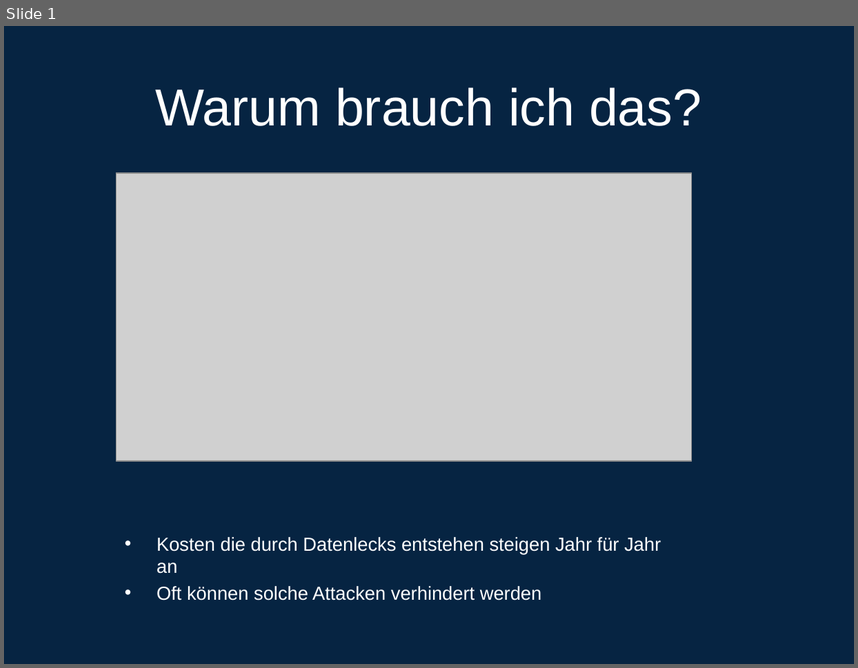
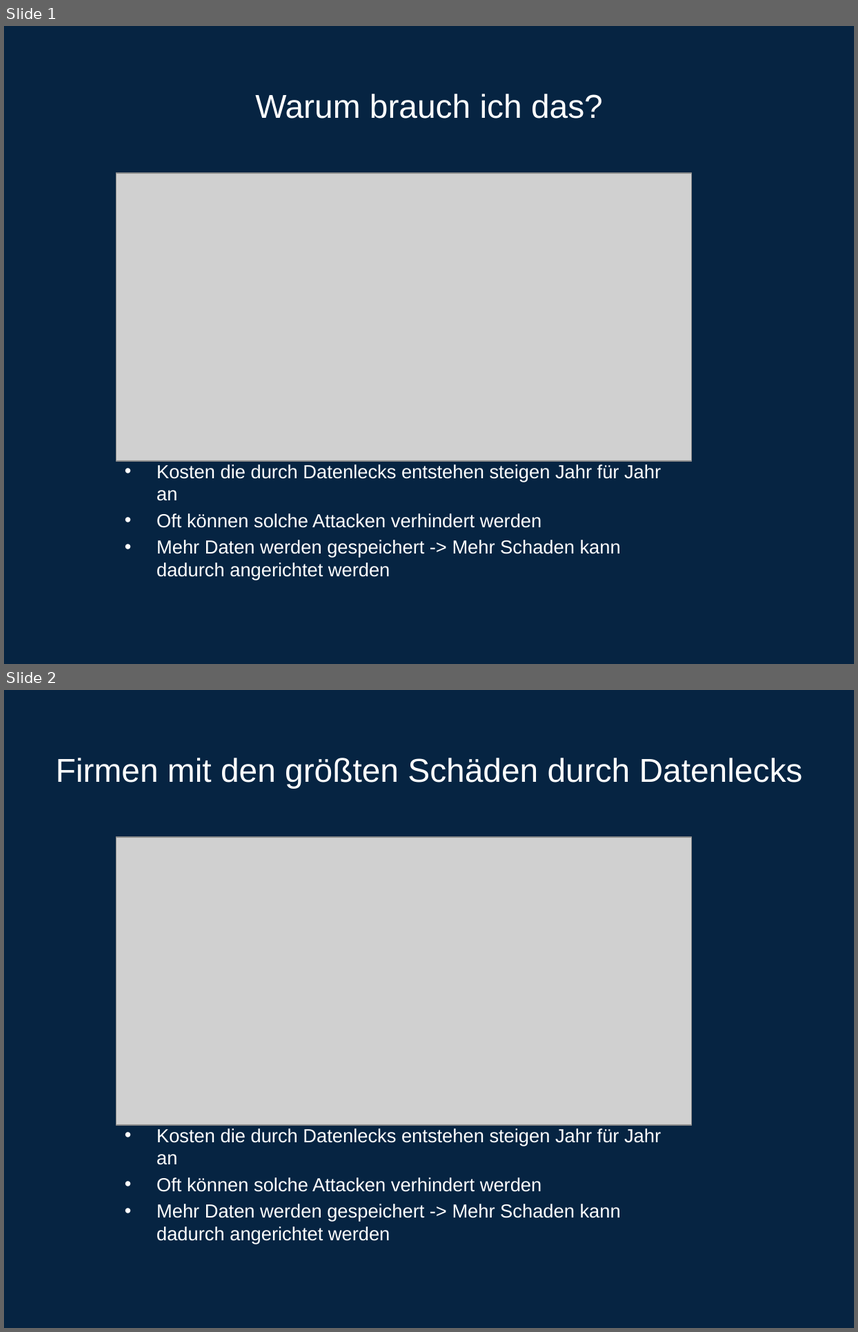
Before and after one commit to TimKossmann/storytelling, a slide deck: Powerpoint.pptx. Shown one above the other, each under a label of ours: slide 1 before the commit, slides 1 and 2 after it. The pictures are 858x668 and 858x1332 pixels, drawn with LibreOffice and Linux fonts; fonts in the diff are those of the drawing; grey boxes stand for pictures. Boxes give left, top, right and bottom in pixels: in the first picture for what was removed or moved away, otherwise in the second. Text is boxed around its words. In the diff, an @@ line names an element or a change of style, - is before the commit and + after.

```diff
--- a/Powerpoint.pptx
+++ b/Powerpoint.pptx
@@ slide 2 added at bbox=[4, 690, 854, 1328], background #062442 @@
@@ title added at bbox=[56, 758, 803, 788], 28 pt, text #FFFFFF @@
+Firmen mit den größten Schäden durch Datenlecks
@@ picture added at bbox=[116, 837, 692, 1125] @@
@@ text added at bbox=[156, 1128, 661, 1244], 16 pt, text #FFFFFF @@
+• Kosten die durch Datenlecks entstehen steigen Jahr für Jahr an
+• Oft können solche Attacken verhindert werden
+• Mehr Daten werden gespeichert -> Mehr Schaden kann dadurch angerichtet werden
@@ slide 1 changed as well @@
@@ title "Warum brauch ich das?" at bbox=[255, 94, 603, 118]: size 44 to 28 pt @@
@@ text "Kosten die durch Datenlecks entstehen ...": place and size @@
-text "Kosten die durch Datenlecks entstehen ..." at bbox=[156, 537, 661, 600]
+text "Kosten die durch Datenlecks entstehen ..." at bbox=[156, 464, 661, 580]
@@ text at bbox=[156, 539, 621, 580]: paragraph added @@
+• Mehr Daten werden gespeichert -> Mehr Schaden kann dadurch angerichtet werden
```
Also in this commit, not shown: 1 other slide changed, 5 other slides added, 14 other files.
